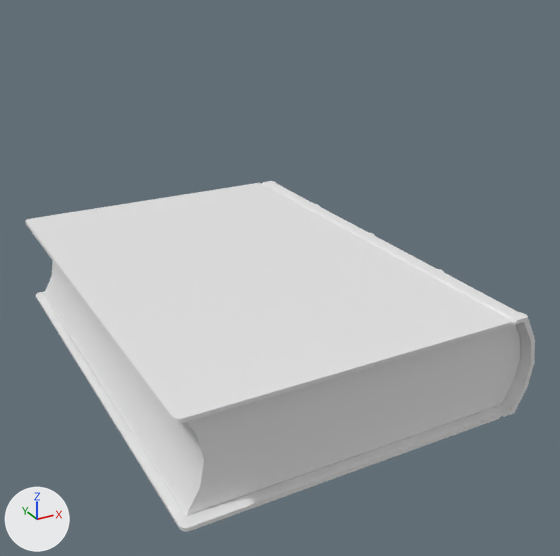
Before and after pictures for a commit that changed the FBX model Sleep Tight/Assets/Models/Locations/Home/Objects/Books/Books.fbx.
Before and after are seen from a 50 mm lens placed at (-0.181, -0.378, 0.201), pointed at (0.015, -0.022, 0.023). Lighting does not change. The marker at lower left points along +X, +Y and +Z.

Names of what the first picture shows: 'Book', 'Pages'.
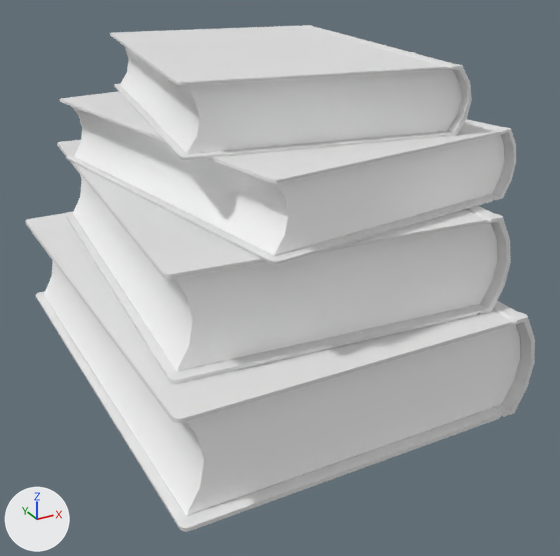
Where the change shows, as pixel boxes [x1, y1, x2, y2] in the pictures (560 x 556 px):
'OptionsBookPages', added: after [73, 175, 498, 371]
'MonstersBookPages', added: after [71, 106, 505, 256]
'PlayBookPages', added: after [120, 45, 462, 154]
'PlayBook', added: after [110, 25, 472, 160]
'OptionsBook', added: after [57, 140, 511, 383]
'MonstersBook', added: after [60, 91, 516, 264]
'Book', unchanged, covered by the edit: before [26, 181, 535, 532]; after [26, 213, 535, 532]

The change, as a list of edits to the scene's bpy script:
```text
Add mat_pages:
    mat_pages = principled_material('Pages')
    mat_pages.base_color = (1.0, 1.0, 1.0)  # white #ffffff
Add me_cube_011:
    me_cube_011.from_pydata(...)  # 20 vertices, 12 faces; spans x -0.08..0.104, y -0.116..0.124, z -0.023..0.023
    me_cube_011.materials.append(mat_pages)  # white #ffffff
Add me_cube_012:
    me_cube_012.from_pydata(...)  # 328 vertices, 290 faces; spans x -0.073..0.11, y -0.122..0.109, z -0.018..0.018
    me_cube_012.materials.append(mat_material)  # white #e7e7e7
Add me_cube_013:
    me_cube_013.from_pydata(...)  # 20 vertices, 12 faces; spans x -0.069..0.106, y -0.116..0.103, z -0.016..0.016
    me_cube_013.materials.append(mat_pages)  # white #ffffff
Add me_cube_014:
    me_cube_014.from_pydata(...)  # 328 vertices, 290 faces; spans x -0.062..0.107, y -0.099..0.112, z -0.016..0.016
    me_cube_014.materials.append(mat_material)  # white #e7e7e7
Add me_cube_015:
    me_cube_015.from_pydata(...)  # 20 vertices, 12 faces; spans x -0.058..0.103, y -0.094..0.107, z -0.015..0.015
    me_cube_015.materials.append(mat_pages)  # white #ffffff
Add me_cube_010:
    me_cube_010.from_pydata(...)  # 328 vertices, 290 faces; spans x -0.085..0.108, y -0.122..0.13, z -0.025..0.025
    me_cube_010.materials.append(mat_material)  # white #e7e7e7
Add ob_optionsbookpages:
    ob_optionsbookpages = bpy.data.objects.new('OptionsBookPages', me_cube_011)
    ob_optionsbookpages.location = (0.0, 0.0, 0.0536)
Add ob_monstersbook:
    ob_monstersbook = bpy.data.objects.new('MonstersBook', me_cube_012)
    ob_monstersbook.location = (0.0, 0.0, 0.0966)
Add ob_monstersbookpages:
    ob_monstersbookpages = bpy.data.objects.new('MonstersBookPages', me_cube_013)
    ob_monstersbookpages.location = (0.0, 0.0, 0.0966)
Add ob_playbook:
    ob_playbook = bpy.data.objects.new('PlayBook', me_cube_014)
    ob_playbook.location = (0.0, 0.0, 0.1306)
Add ob_playbookpages:
    ob_playbookpages = bpy.data.objects.new('PlayBookPages', me_cube_015)
    ob_playbookpages.location = (0.0, 0.0, 0.1306)
Add ob_optionsbook:
    ob_optionsbook = bpy.data.objects.new('OptionsBook', me_cube_010)
    ob_optionsbook.location = (0.0, 0.0, 0.0536)
```
